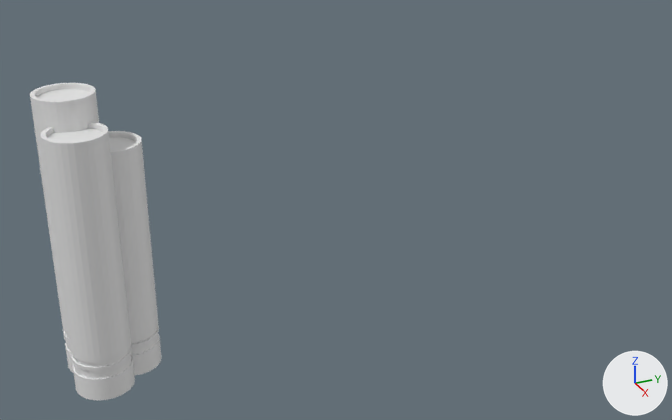
Two versions of the FBX model Assets/Models/Build/L_Build_4.fbx, one commit apart.
Both versions are drawn from a 50 mm lens placed at (171.2, -25.9, 112.5), pointed at (-1.3, 51.7, 26.2). Lighting does not change. The marker at lower right points along +X, +Y and +Z.

In view in the first picture: '4'.
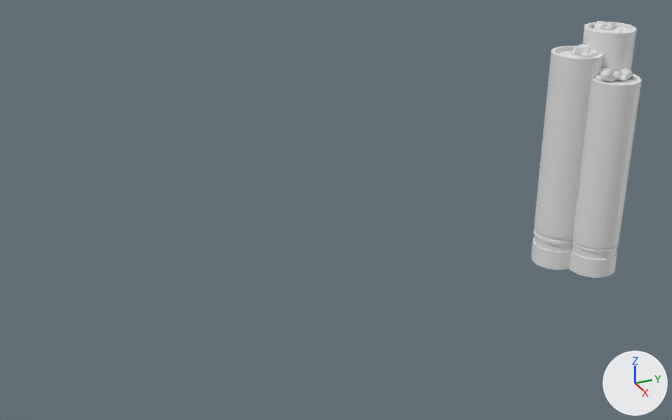
The edits, one by one:
me_circle_011 is used by ob_4; location (0.0, 0.0, 0.0).
me_circle_011 had 4310 vertices, 3768 faces and spanned x -10.0..11.0, y -9.5..9.7, z -0.2..59.8.
me_circle_011 now has 13473 vertices, 8868 faces and spans x -8.4..10.8, y -11.4..9.6, z -46.3..14.5.
me_circle_011 part 1: the loose piece of 1275 vertices spanning x -0.1..11.0, y -9.5..2.5, z -0.2..54.8 is turned -90 degrees about the z axis through its middle, then moved by (-7.8, -2.4, -46.1).
me_circle_011 part 2: the loose piece of 1460 vertices spanning x -10.0..2.0, y -9.5..2.5, z -0.2..59.8 is turned -90 degrees about the z axis through its middle, then moved by (1.6, 7.1, -46.1).
me_circle_011 part 3: the loose piece of 999 vertices spanning x -7.0..5.0, y -1.4..9.7, z -0.2..49.8 is turned -90 degrees about the z axis through its middle, then moved by (6.3, -3.6, -46.1).
me_circle_011 part 4: 108 vertices removed from x -1.0..-0.5, y -5.8..-2.3, z 9.5..54.8; 9235 vertices added at x -7.9..6.3, y -5.3..7.6, z -36.6..14.5.
Object '4' (ob_4) moves from (0.0, 0.0, 0.0) to (0.0, 120.0, 46.2).

Pixel boxes [x1, y1, x2, y2] of what changed, in the pictures (672 x 420 px; the box of a moved part takes in the faces that stretch with it):
'4', reshaped, moved (16% narrower, 19% shorter): before [30, 83, 162, 400]; after [531, 21, 642, 278]
part 1 of me_circle_011, moved or reshaped: before [40, 122, 135, 400]; after [531, 46, 603, 270]
part 2 of me_circle_011, moved or reshaped: before [30, 83, 99, 372]; after [582, 22, 637, 72]
part 3 of me_circle_011, moved or reshaped: before [108, 131, 162, 376]; after [569, 74, 642, 278]
part 4 of me_circle_011, built on: after [571, 21, 633, 82]
